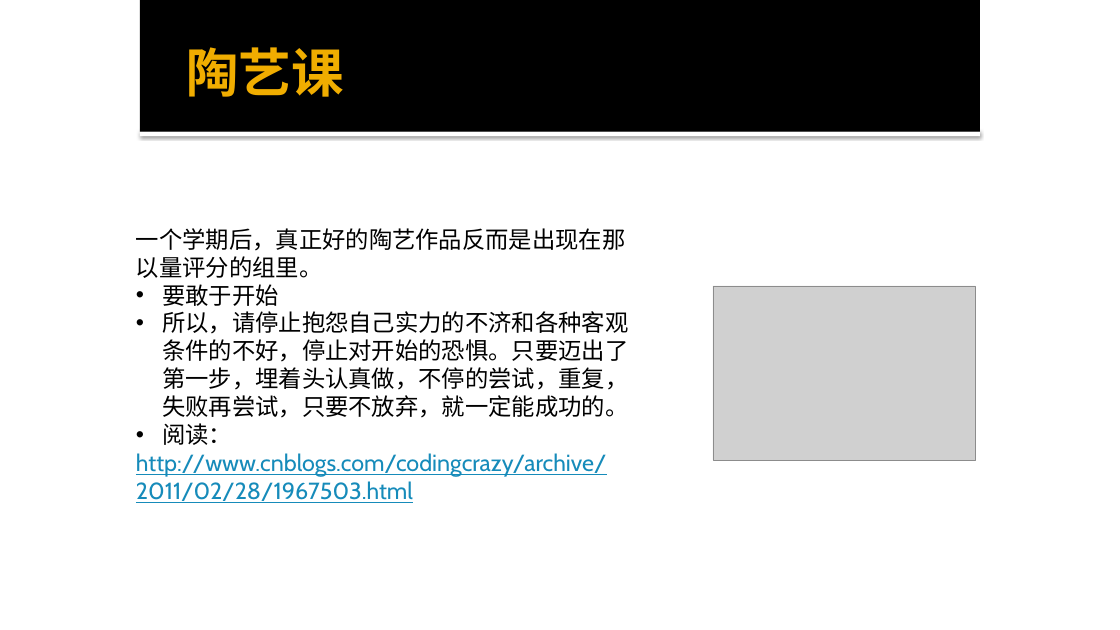
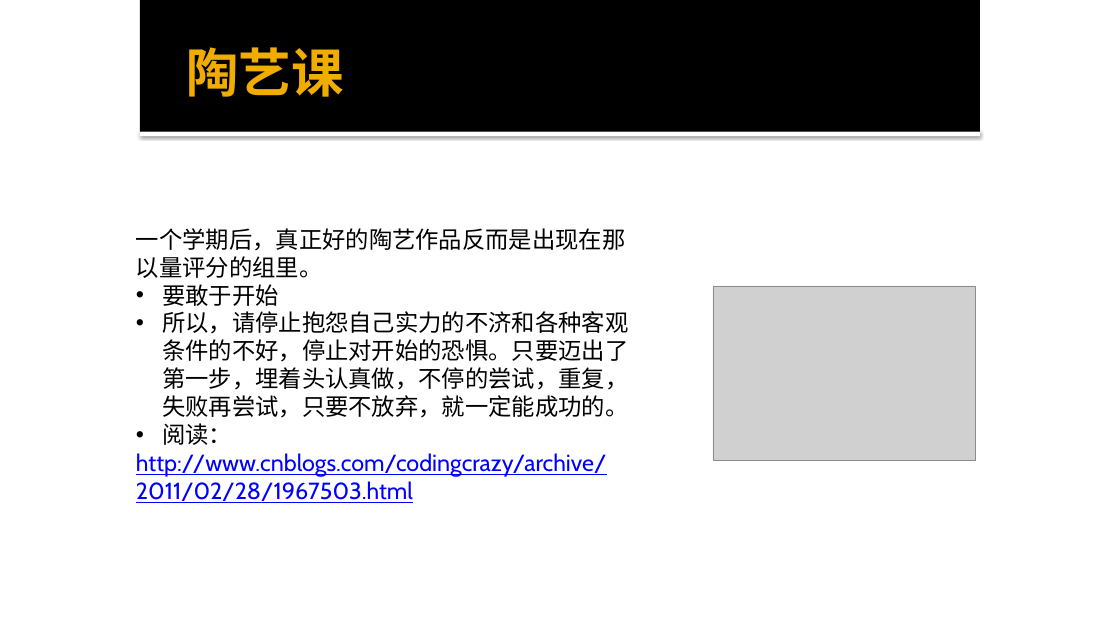
Before and after one commit to mengning/se, a slide deck: slide 9 of ppt/软件工程-码农的自我修养.pptx. Drawn at 1120x630 pixels with LibreOffice and Linux fonts; fonts in the diff are those of the drawing; grey boxes stand for pictures. Boxes give left, top, right and bottom in pixels: in the first picture for what was removed or moved away, otherwise in the second. Text is boxed around its words. In the diff, an @@ line names an element or a change of style, - is before the commit and + after.

```diff
--- a/ppt/软件工程-码农的自我修养.pptx
+++ b/ppt/软件工程-码农的自我修养.pptx
@@ text at (136,453,607,503): text colour #168BBA to #0000FF in "http://www.cnblogs.com/codingcrazy/archive/2011/02/28/196750 ..." @@
```
Also in this commit, not shown: 7 other slides changed, 2 other files.
